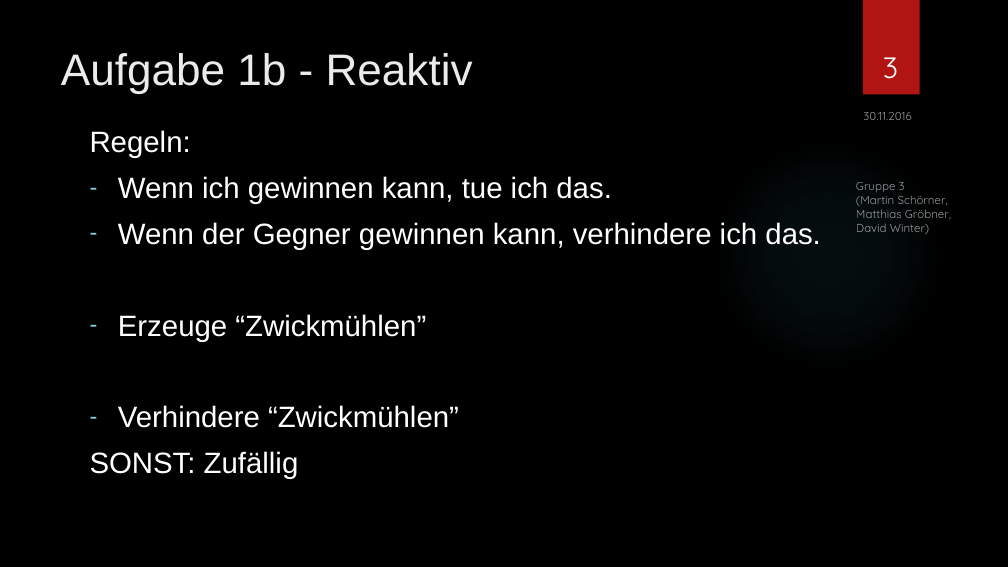
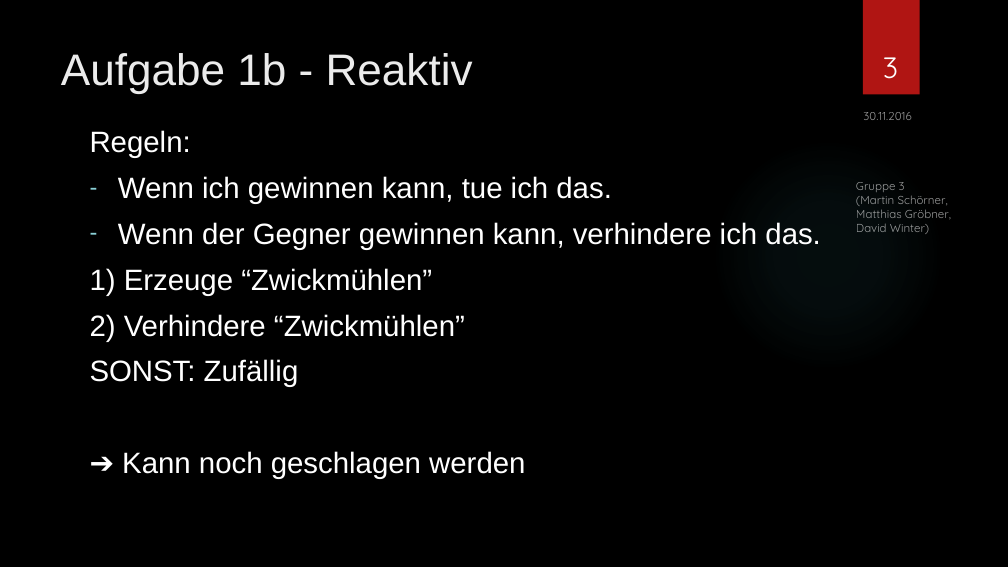
Before and after one commit to SOAS-Uni-Augsburg/ws16-17-group-03, a slide deck: slide 3 of Blatt-06/Präsentation.pptx. Drawn at 1008x567 pixels with LibreOffice and Linux fonts; fonts in the diff are those of the drawing; background and template pictures are left out. Boxes give left, top, right and bottom in pixels: in the first picture for what was removed or moved away, otherwise in the second. Text is boxed around its words. In the diff, an @@ line names an element or a change of style, - is before the commit and + after.

```diff
--- a/Blatt-06/Präsentation.pptx
+++ b/Blatt-06/Präsentation.pptx
@@ text at <box>90,268,465,342</box>: text changed @@
-– Erzeuge “Zwickmühlen”
-– Verhindere “Zwickmühlen”
+1) Erzeuge “Zwickmühlen”
+2) Verhindere “Zwickmühlen”
@@ text at <box>122,451,525,479</box>: paragraph added @@
+➔ Kann noch geschlagen werden
```
Also in this commit, not shown: 8 other slides changed, 1 slide added, 1 slide removed.
